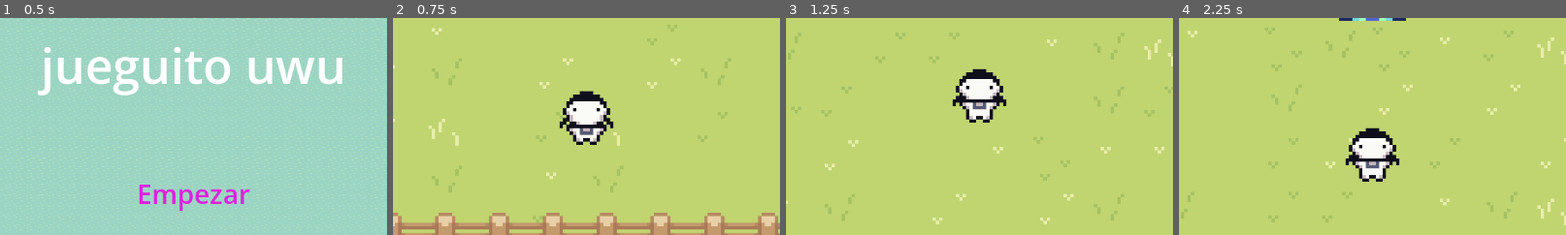
Above: before the commit, frames 1-4 (left to right).
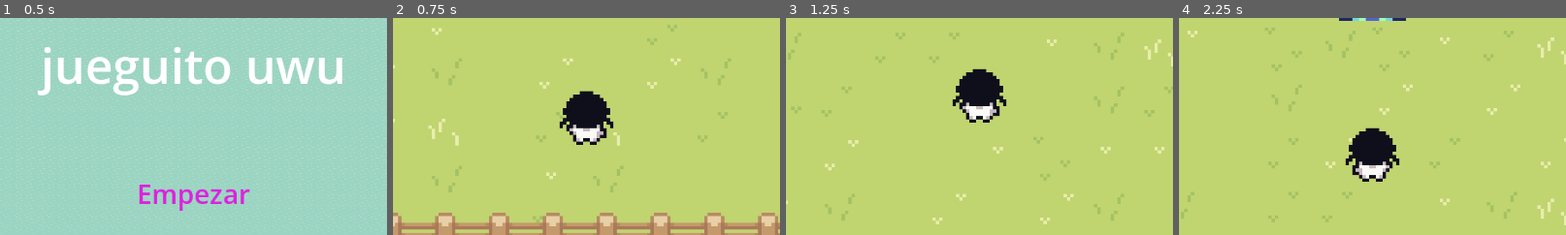
Above: after the commit, the same moments.

Repository: makiniqa/conocimiento-absurdo
Game: Godot game, scene res://Scenes/game.tscn
Same seed, same stepped clock (60 frames per second), same inputs: the game is played once before the commit and once after it.
Inputs (mouse positions are % of the whole screen's width and height, from its top left):
- Up to frame 1 (0.5 s): no input
- Up to frame 2 (0.75 s): click "Empezar" at 0.5 s
- Up to frame 3 (1.25 s): no input
- Up to frame 4 (2.25 s): tap Enter (ui_accept) at 1.25, 1.52 s; move the mouse to (72, 45) at 1.27 s; hold Right (right) from 1.28 s (still down); tap Z at 1.35 s; click (72, 45) at 1.42 s; move the mouse to (30, 55) at 2.02 s; tap Space at 2.1 s
The pictures show only the part of the screen within x 25-75%, y 18-68%; the shares and areas given below are measured in that part.

Frame 1 is identical in both runs. In frame 2, 1.2% of the frame differs, in the area x 44-56%, y 38-56%; in frame 3, 1.3%, in the area x 44-56%, y 28-46%; in frame 4, 1.3%.

Commit message:
pj walk anim cuando se mueve y idle anim cuando no

Diff:
--- a/Scenes/player.tscn
+++ b/Scenes/player.tscn
@@ -227,10 +227,10 @@
 advance_mode = 2
 
 [sub_resource type="AnimationNodeStateMachineTransition" id="AnimationNodeStateMachineTransition_6t5aa"]
+advance_mode = 2
 advance_expression = "direction.length() != 0.0"
 
 [sub_resource type="AnimationNodeStateMachineTransition" id="AnimationNodeStateMachineTransition_cvnsp"]
-switch_mode = 2
 advance_mode = 2
 advance_expression = "direction.length() == 0"
 
